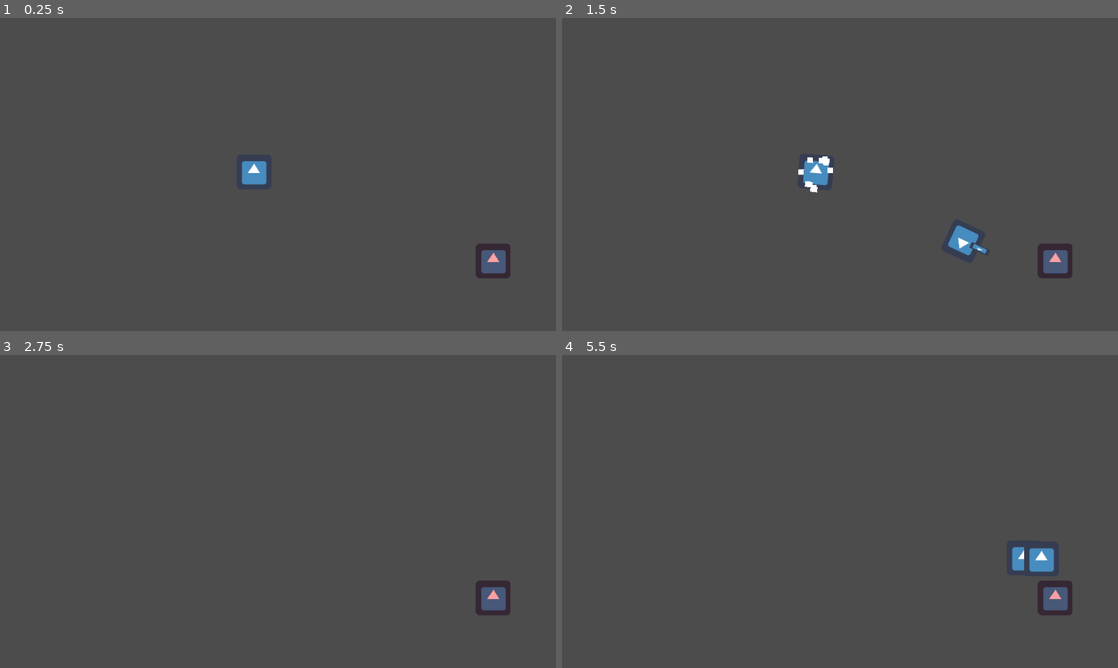
Above: before the commit, frames 1-4 (two rows, left to right).
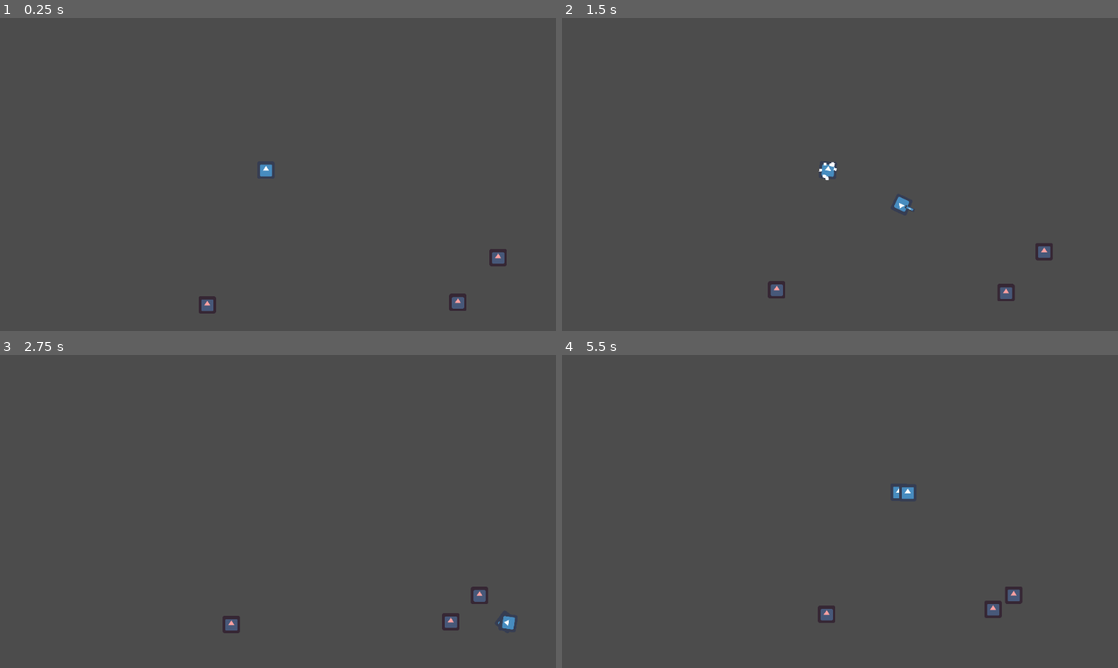
Above: after the commit, the same moments.

Repository: adrianriverof/juego-viaje
Game: Godot game, scene res://level.tscn
Same seed, same stepped clock (60 frames per second), same inputs: the game is played once before the commit and once after it. The engine's default icon, where the game draws it, is replaced by a stand-in: a white triangle on a blue panel in a dark square.
Inputs:
- Up to frame 1 (0.25 s): no input
- Up to frame 2 (1.5 s): hold Right (p1right) 0.53-1.28 s; hold A (p1mine) 0.53-1.28 s; hold Down (p1down) from 1.28 s (still down); tap S (p1shoot) at 1.35 s
- Up to frame 3 (2.75 s): release Down (p1down) at 2.03 s; hold Right (p1right) from 2.03 s (still down); hold A (p1mine) from 2.03 s (still down)
- Up to frame 4 (5.5 s): release Right (p1right) at 2.78 s; release A (p1mine) at 2.78 s; hold Up (p1up) 2.78-3.53 s; tap S (p1shoot) at 2.85, 4.35 s; hold A (p1mine) 3.53-4.28 s; hold Left (p1left) 3.53-5.03 s; hold Down (p1down) from 5.03 s (still down); hold A (p1mine) from 5.03 s (still down)

The runs differ from the first frame. In frame 1, 1.3% of the frame differs, in the area x 35-92%, y 45-95%; in frame 2, 1.9%, in the area x 37-92%, y 44-91%; in frame 3, 1.1%; in frame 4, 1.8%.

Commit message:
enemy movement

Diff:
--- a/enemy.gd
+++ b/enemy.gd
@@ -1,8 +1,31 @@
 extends KinematicBody2D
 
 onready var player = get_parent().get_node("player")
+
+var player_position = Vector2.ZERO
+var player_direction = Vector2.ZERO
+
+var speed = 50
 
 
 
 func _ready():
 	print(player)
+
+
+func _physics_process(delta):
+
+	get_player_direction()
+	move_to_the_player()
+
+func get_player_direction():
+
+	#player_position = player.position
+
+	player_direction = (player.position - self.position).normalized()
+
+	#print(player_direction)
+
+func move_to_the_player():
+
+	move_and_slide(player_direction * speed)
--- a/level.tscn
+++ b/level.tscn
@@ -10,6 +10,13 @@
 
 [node name="Camera2D" type="Camera2D" parent="."]
 current = true
+zoom = Vector2( 2, 2 )
 
 [node name="enemy" parent="." instance=ExtResource( 2 )]
-position = Vector2( 396.447, 170.859 )
+position = Vector2( 822.261, 333.709 )
+
+[node name="enemy2" parent="." instance=ExtResource( 2 )]
+position = Vector2( 672.759, 501.899 )
+
+[node name="enemy3" parent="." instance=ExtResource( 2 )]
+position = Vector2( -265.633, 515.247 )
--- a/mine.gd
+++ b/mine.gd
@@ -66,6 +66,8 @@
 
 	var explosion_radius = $Area2D/CollisionShape2D.shape.radius
 
-	body.velocity += (body.position - position).normalized() * (2000) * (-distancia + explosion_radius)/explosion_radius
+
+	if body.is_in_group("player"):
+		body.velocity += (body.position - position).normalized() * (2000) * (-distancia + explosion_radius)/explosion_radius
 
 	$CPUParticles2D.emitting = true
--- a/player.tscn
+++ b/player.tscn
@@ -7,7 +7,9 @@
 radius = 27.9671
 height = 0.0
 
-[node name="player" type="KinematicBody2D"]
+[node name="player" type="KinematicBody2D" groups=[
+"player",
+]]
 position = Vector2( -0.69017, -0.595718 )
 script = ExtResource( 2 )
 
